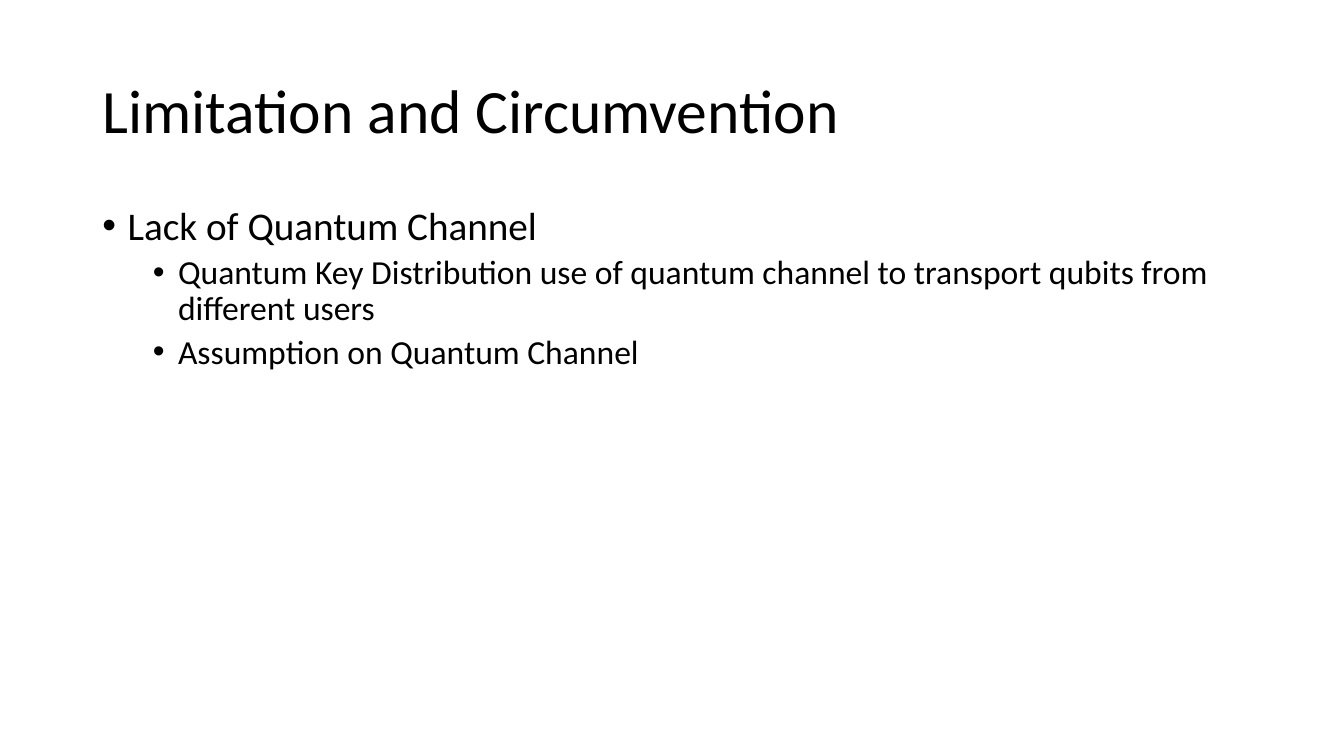
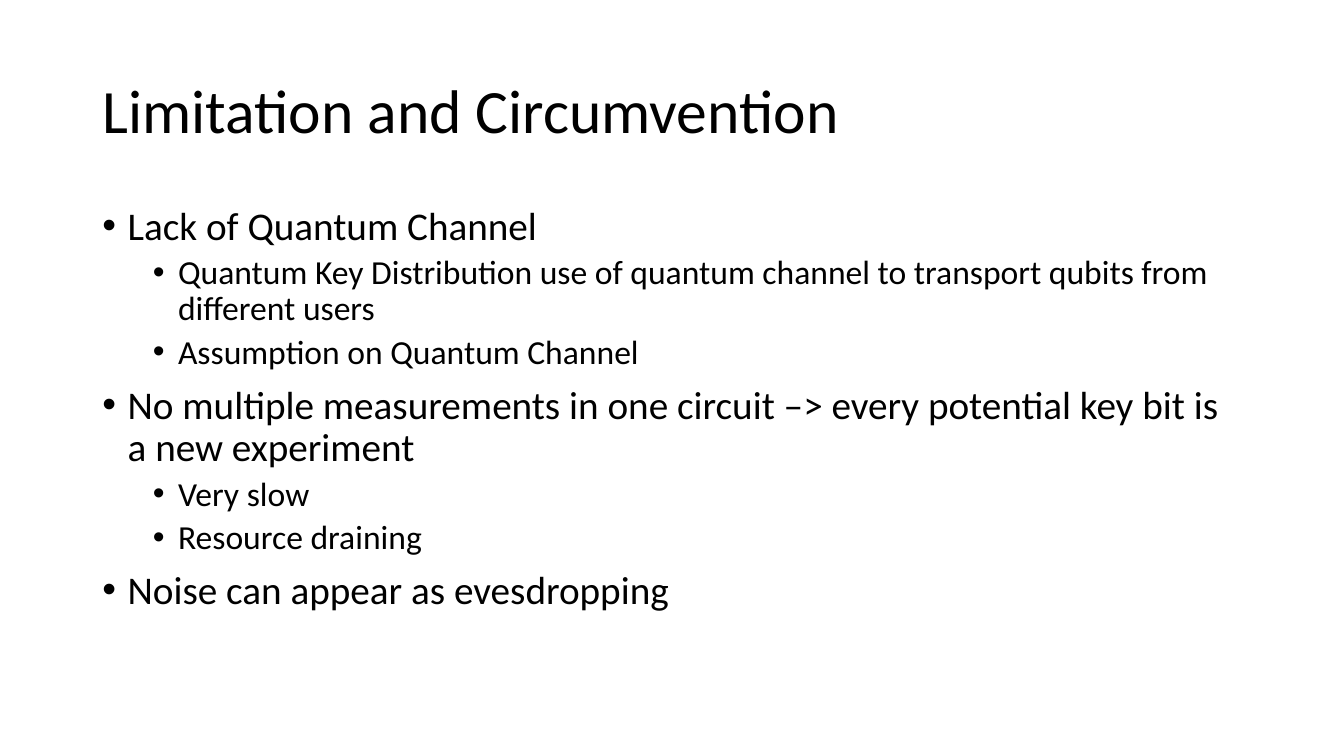
Before and after one commit to dsubedi753/iQuHack_E91, a slide deck: slide 6 of E91 Quantum Key Distribution Network.pptx. Drawn at 1344x756 pixels with LibreOffice and Linux fonts; fonts in the diff are those of the drawing. Boxes give left, top, right and bottom in pixels: in the first picture for what was removed or moved away, otherwise in the second. Text is boxed around its words. In the diff, an @@ line names an element or a change of style, - is before the commit and + after.

Commit message:
further work on PPT

```diff
--- a/E91 Quantum Key Distribution Network.pptx
+++ b/E91 Quantum Key Distribution Network.pptx
@@ text at <box>128,391,1218,611</box>: paragraphs added @@
+• No multiple measurements in one circuit –> every potential key bit is a new experiment
+  • Very slow
+  • Resource draining
+• Noise can appear as evesdropping
```
